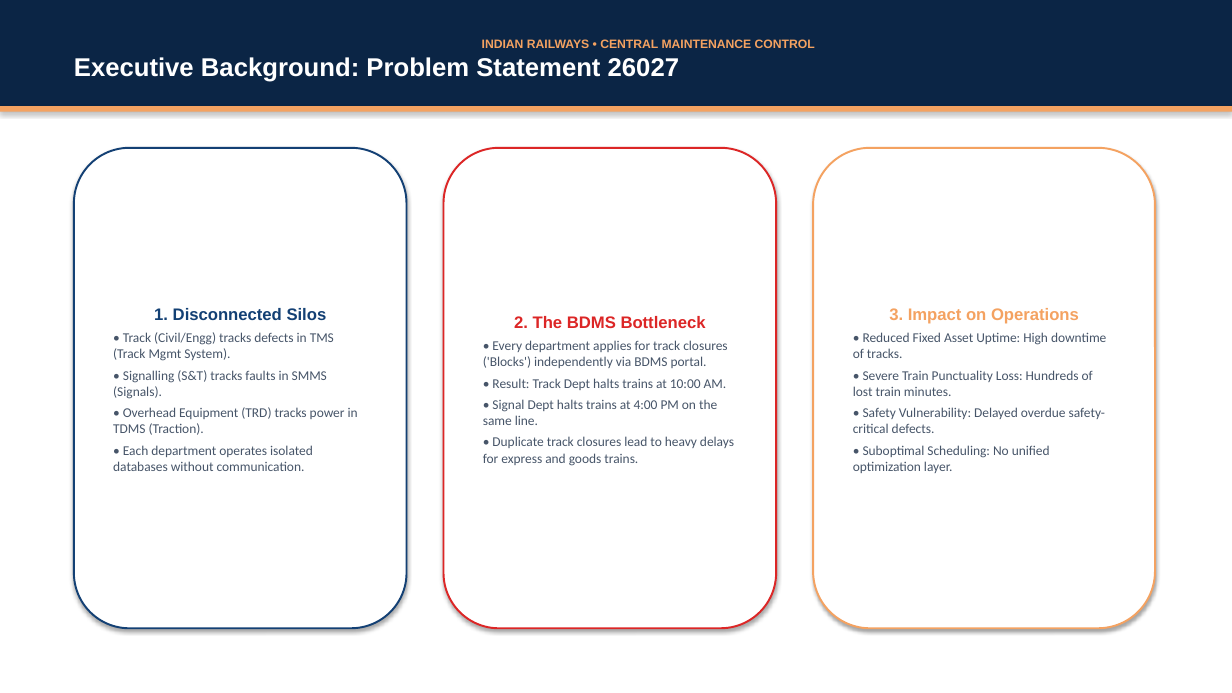
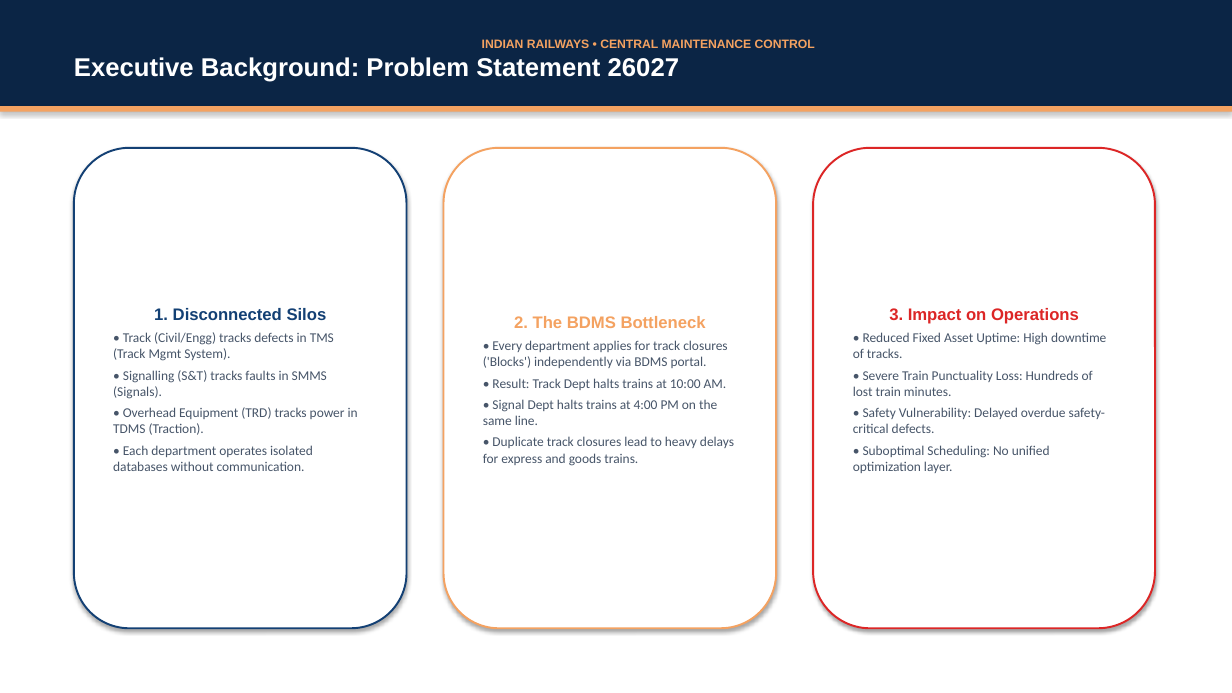
Before and after one commit to Kr1sh8/ABPS-railway, a slide deck: slide 2 of ABPS_Project_Presentation.pptx. Drawn at 1232x693 pixels with LibreOffice and Linux fonts; fonts in the diff are those of the drawing. Boxes give left, top, right and bottom in pixels: in the first picture for what was removed or moved away, otherwise in the second. Text is boxed around its words. In the diff, an @@ line names an element or a change of style, - is before the commit and + after.

```diff
--- a/ABPS_Project_Presentation.pptx
+++ b/ABPS_Project_Presentation.pptx
@@ rounded rectangle "2. The BDMS Bottleneck" at [444,148,776,628]: outline #DC2626 1.5 pt to #F4A261 1.5 pt @@
@@ rounded rectangle "3. Impact on Operations" at [813,148,1155,628]: outline #F4A261 1.5 pt to #DC2626 1.5 pt @@
@@ text in rounded rectangle at [514,316,706,328]: text colour #DC2626 to #F4A261 in "2. The BDMS Bottleneck" @@
@@ text in rounded rectangle at [889,308,1079,324]: text colour #F4A261 to #DC2626 in "3. Impact on Operations" @@
```
Also in this commit, not shown: 2 other slides changed, 3 other files.
